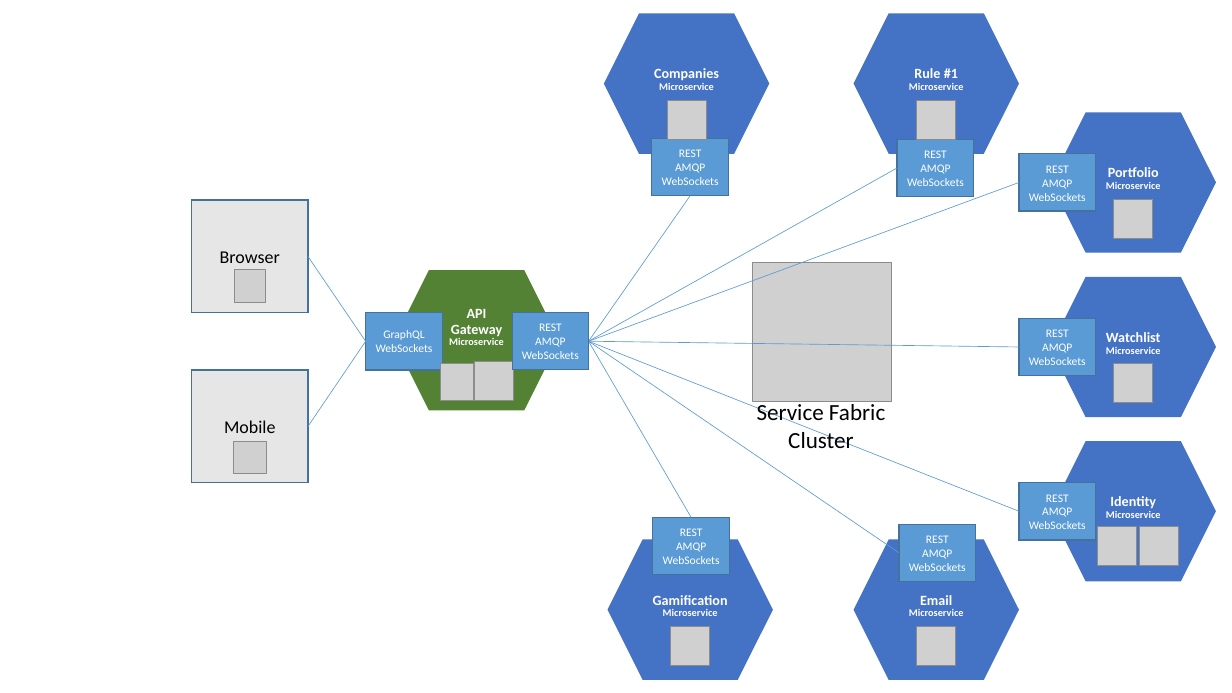
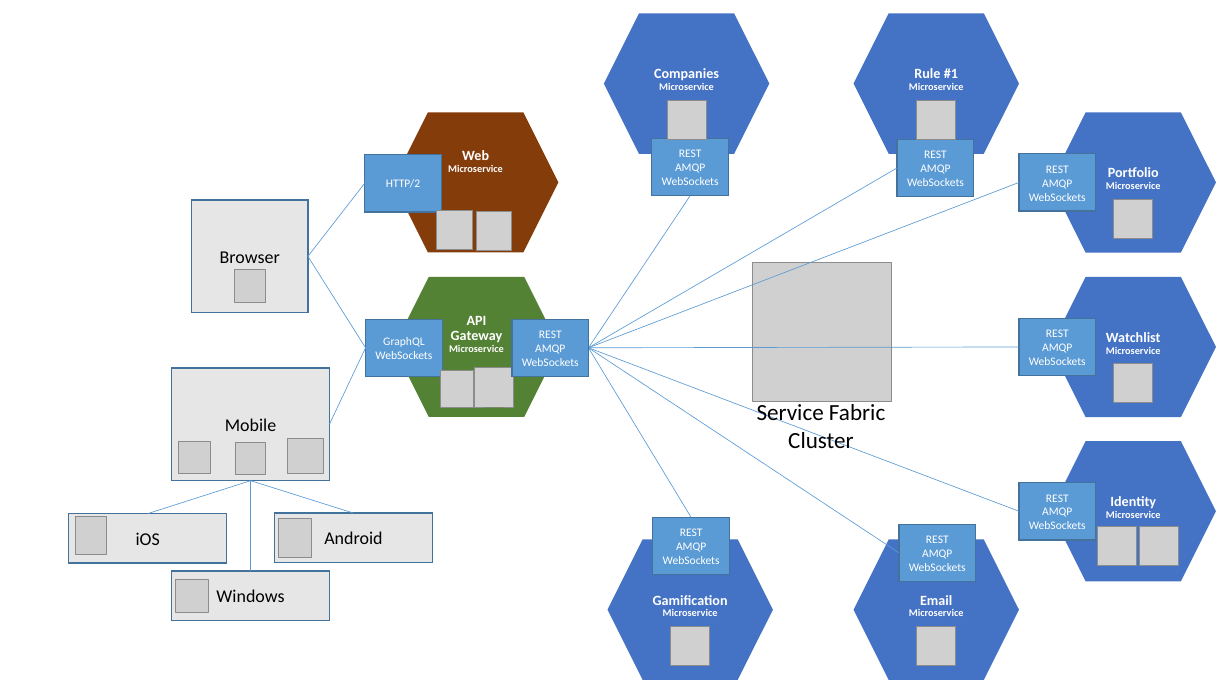
Before and after one commit to JacekKosciesza/InvestSystemsOrg, a slide deck: slide 1 of docs/InvestSystemsOrg.pptx. Drawn at 1232x693 pixels with LibreOffice and Linux fonts; fonts in the diff are those of the drawing; grey boxes stand for pictures. Boxes give left, top, right and bottom in pixels: in the first picture for what was removed or moved away, otherwise in the second. Text is boxed around its words. In the diff, an @@ line names an element or a change of style, - is before the commit and + after.

```diff
--- a/docs/InvestSystemsOrg.pptx
+++ b/docs/InvestSystemsOrg.pptx
@@ hexagon added at bbox=[393, 112, 558, 252], fill #843C0B, 8 pt, text #FFFFFF, bold @@
+Web
+Microservice
@@ rectangle added at bbox=[365, 154, 442, 212], fill #5B9BD5, outline #43739E 1 pt, 9 pt, text #FFFFFF @@
+HTTP/2
@@ line moved from (589, 341) - (897, 168) to (589, 348) - (897, 168) @@
@@ line added from (365, 183) to (308, 256), #5B9BD5 0.5 pt @@
@@ line moved from (589, 341) - (1019, 182) to (589, 348) - (1019, 182) @@
@@ line moved from (589, 341) - (690, 196) to (589, 348) - (690, 196) @@
@@ picture added at bbox=[437, 211, 473, 250] @@
@@ picture added at bbox=[476, 212, 511, 250] @@
@@ line moved from (308, 256) - (366, 341) to (308, 256) - (366, 348) @@
@@ 2 pictures, 2 rectangles, 1 hexagon: place and size @@
-2 pictures, 2 rectangles, 1 hexagon at bbox=[366, 270, 589, 410]
+2 pictures, 2 rectangles, 1 hexagon at bbox=[366, 277, 589, 418]
@@ line moved from (308, 426) - (366, 341) to (330, 424) - (366, 348) @@
@@ line moved from (589, 341) - (1019, 511) to (589, 348) - (1019, 511) @@
@@ line moved from (589, 341) - (899, 553) to (589, 348) - (899, 553) @@
@@ line moved from (589, 341) - (1019, 348) to (589, 348) - (1019, 348) @@
@@ line moved from (589, 341) - (691, 518) to (589, 348) - (691, 518) @@
@@ rectangle "Mobile": place and size @@
-rectangle "Mobile" at bbox=[191, 370, 308, 482]
+rectangle "Mobile" at bbox=[172, 368, 330, 481]
@@ picture: place and size @@
-picture at bbox=[234, 442, 266, 474]
+picture at bbox=[178, 442, 211, 474]
@@ picture added at bbox=[235, 443, 265, 476] @@
@@ picture added at bbox=[287, 439, 323, 473] @@
@@ line added from (250, 481) to (148, 514), #5B9BD5 0.5 pt @@
@@ line added from (250, 481) to (354, 513), #5B9BD5 0.5 pt @@
@@ line added from (250, 481) to (250, 571), #5B9BD5 0.5 pt @@
@@ rectangle added at bbox=[69, 514, 227, 563], fill #E7E6E6, outline #43739E 1 pt, 14 pt, text #000000 @@
+iOS
@@ picture added at bbox=[76, 517, 107, 555] @@
@@ rectangle added at bbox=[274, 513, 433, 562], fill #E7E6E6, outline #43739E 1 pt, 14 pt, text #000000 @@
+Android
@@ picture added at bbox=[279, 518, 312, 557] @@
@@ rectangle added at bbox=[172, 571, 330, 620], fill #E7E6E6, outline #43739E 1 pt, 14 pt, text #000000 @@
+Windows
@@ picture added at bbox=[176, 579, 209, 613] @@
```
Also in this commit, not shown: 23 other files.
